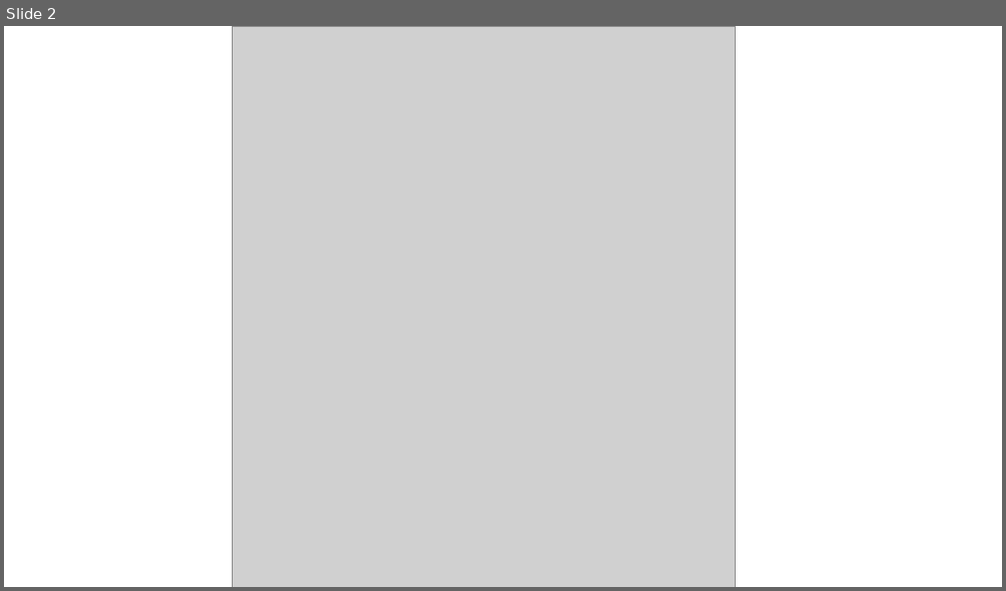
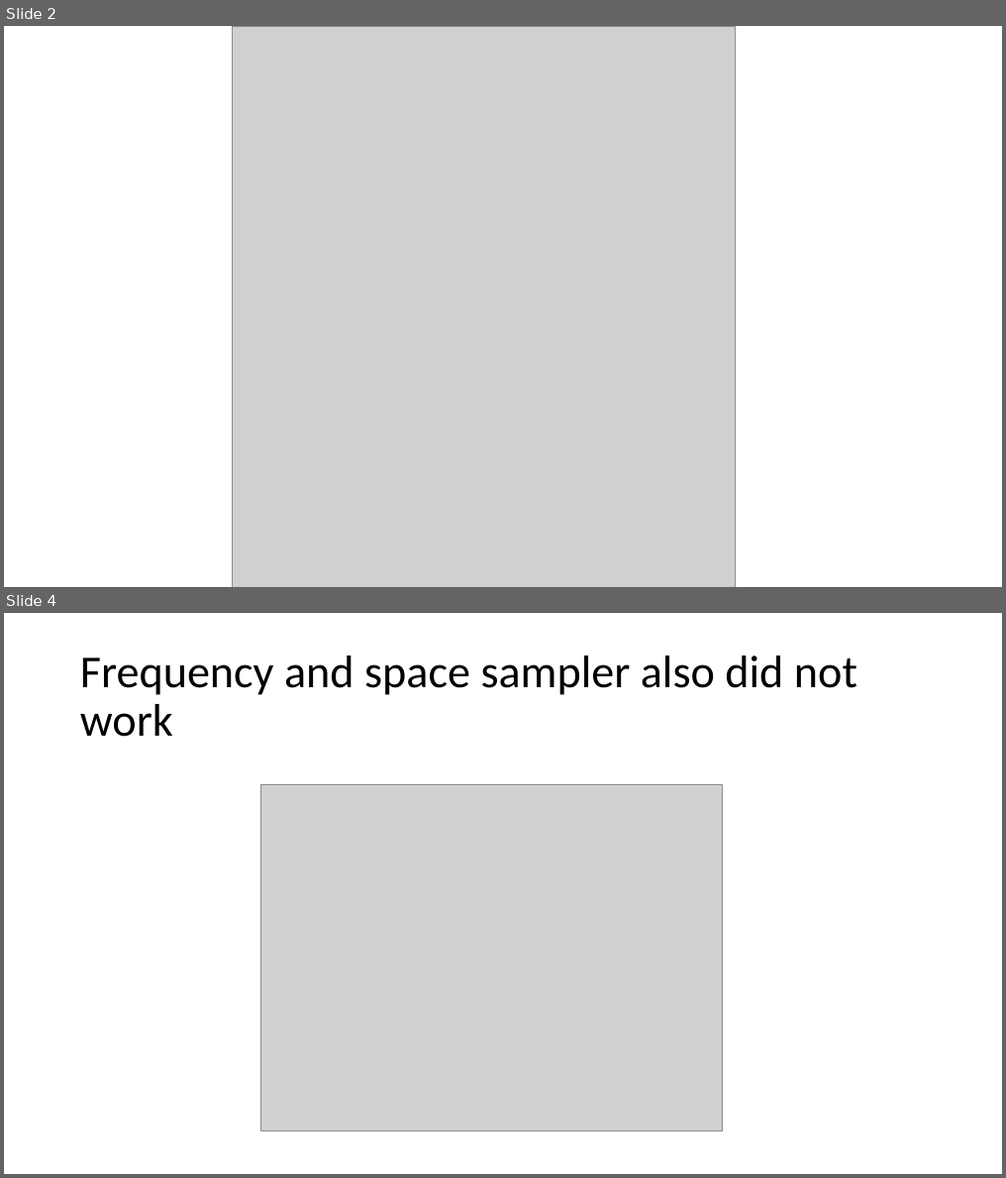
Before and after one commit to acs3235/BMIL, a slide deck: Research Update 4.20.2017.pptx. Shown one above the other, each under a label of ours: slide 2 before the commit, slides 2 and 4 after it; the slides between them are not shown. The pictures are 1006x591 and 1006x1178 pixels, drawn with LibreOffice and Linux fonts; fonts in the diff are those of the drawing; grey boxes stand for pictures. Boxes give left, top, right and bottom in pixels: in the first picture for what was removed or moved away, otherwise in the second. Text is boxed around its words. In the diff, an @@ line names an element or a change of style, - is before the commit and + after.

```diff
--- a/Research Update 4.20.2017.pptx
+++ b/Research Update 4.20.2017.pptx
@@ slide 4 added at (4, 613, 1002, 1174), background #FFFFFF @@
@@ title added at (80, 656, 857, 737), 44 pt, text #000000 @@
+Frequency and space sampler also did not work
@@ picture added at (260, 784, 724, 1131) @@
```
Also in this commit, not shown: 10 other slides added, 8 other files.
